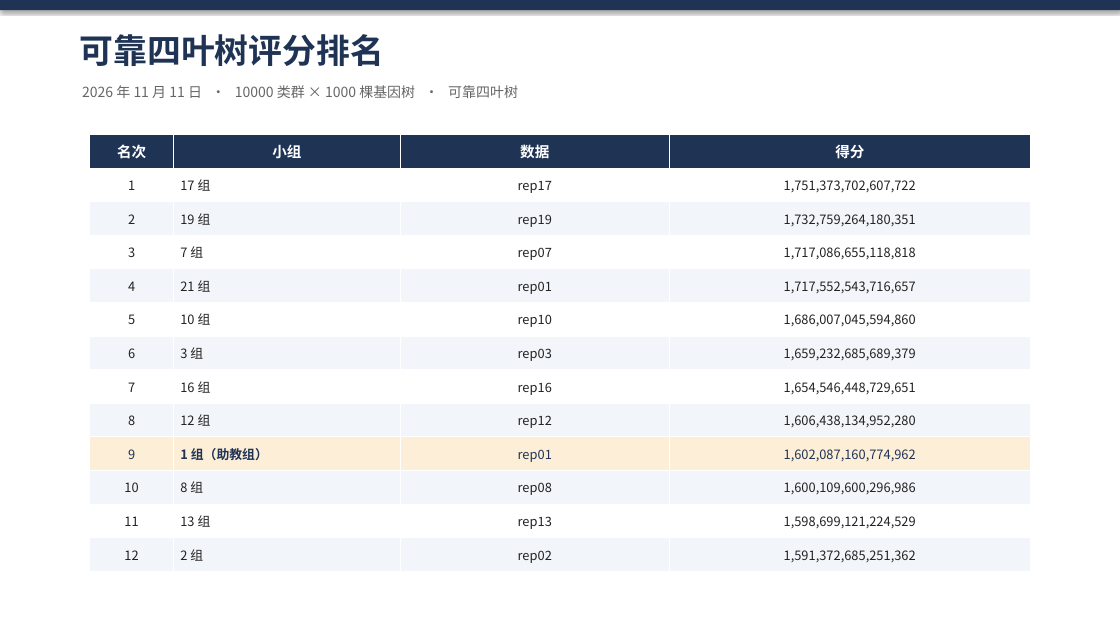
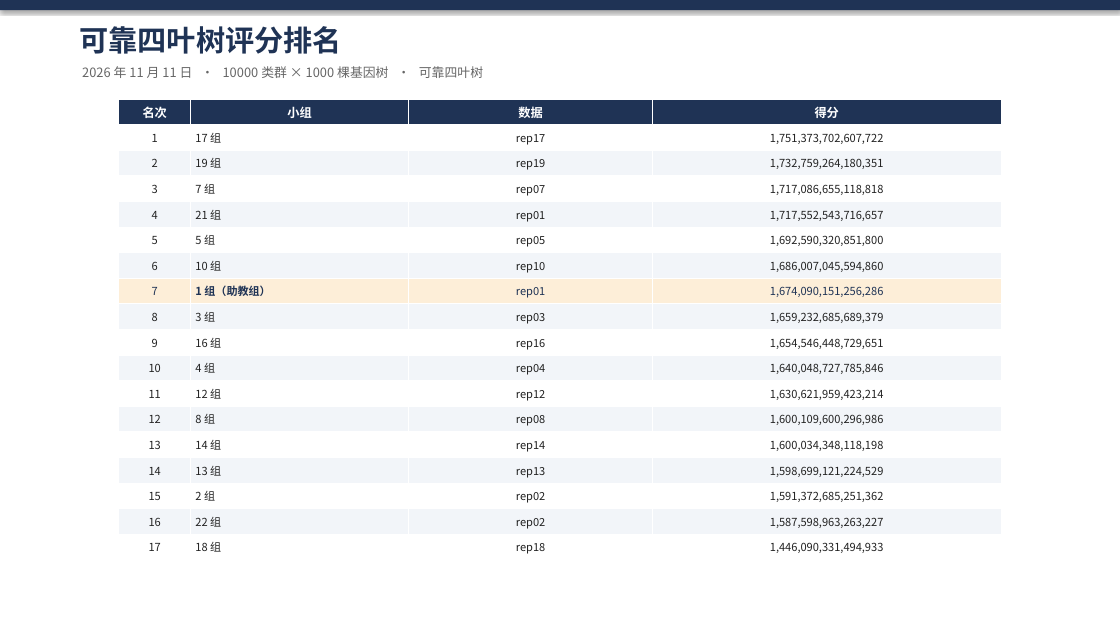
Before and after one commit to GreatCzz/reliable-quartet, a slide deck: slide 1 of 提交树/评分结果/ranking_2026-11-11.pptx. Drawn at 1120x630 pixels with LibreOffice and Linux fonts; fonts in the diff are those of the drawing. Boxes give left, top, right and bottom in pixels: in the first picture for what was removed or moved away, otherwise in the second. Text is boxed around its words. In the diff, an @@ line names an element or a change of style, - is before the commit and + after.

Commit message:
data: 助教组新树 1,674,090,151,256,286（+4.49%，相对增益 +16.20%）；slide 更新为 17 组

```diff
--- a/提交树/评分结果/ranking_2026-11-11.pptx
+++ b/提交树/评分结果/ranking_2026-11-11.pptx
@@ text "可靠四叶树评分排名": place and size @@
-text "可靠四叶树评分排名" at <box>80,34,385,66</box>
+text "可靠四叶树评分排名" at <box>80,26,342,54</box>
@@ text "可靠四叶树评分排名" at <box>80,26,342,54</box>: size 29 to 25 pt @@
@@ text "2026 年 11 月 11 ...": place and size @@
-text "2026 年 11 月 11 ..." at <box>82,85,518,98</box>
+text "2026 年 11 月 11 ..." at <box>82,66,483,78</box>
@@ text "2026 年 11 月 11 ..." at <box>82,66,483,78</box>: size 12 to 11 pt @@
@@ table at <box>119,99,1002,560</box> @@
-row 6: 5 | 10 组 | rep10 | 1,686,007,045,594,860
-row 7: 6 | 3 组 | rep03 | 1,659,232,685,689,379
-row 8: 7 | 16 组 | rep16 | 1,654,546,448,729,651
-row 9: 8 | 12 组 | rep12 | 1,606,438,134,952,280
-row 10: 9 | 1 组（助教组） | rep01 | 1,602,087,160,774,962
-row 11: 10 | 8 组 | rep08 | 1,600,109,600,296,986
-row 12: 11 | 13 组 | rep13 | 1,598,699,121,224,529
-row 13: 12 | 2 组 | rep02 | 1,591,372,685,251,362
+row 6: 5 | 5 组 | rep05 | 1,692,590,320,851,800
+row 7: 6 | 10 组 | rep10 | 1,686,007,045,594,860
+row 8: 7 | 1 组（助教组） | rep01 | 1,674,090,151,256,286
+row 9: 8 | 3 组 | rep03 | 1,659,232,685,689,379
+row 10: 9 | 16 组 | rep16 | 1,654,546,448,729,651
+row 11: 10 | 4 组 | rep04 | 1,640,048,727,785,846
+row 12: 11 | 12 组 | rep12 | 1,630,621,959,423,214
+row 13: 12 | 8 组 | rep08 | 1,600,109,600,296,986
+row 14: 13 | 14 组 | rep14 | 1,600,034,348,118,198
+row 15: 14 | 13 组 | rep13 | 1,598,699,121,224,529
+row 16: 15 | 2 组 | rep02 | 1,591,372,685,251,362
+row 17: 16 | 22 组 | rep02 | 1,587,598,963,263,227
+row 18: 17 | 18 组 | rep18 | 1,446,090,331,494,933
@@ table: place and size @@
-table at <box>90,134,1031,571</box>
+table at <box>119,99,1002,560</box>
```
Also in this commit, not shown: 8 other files.
